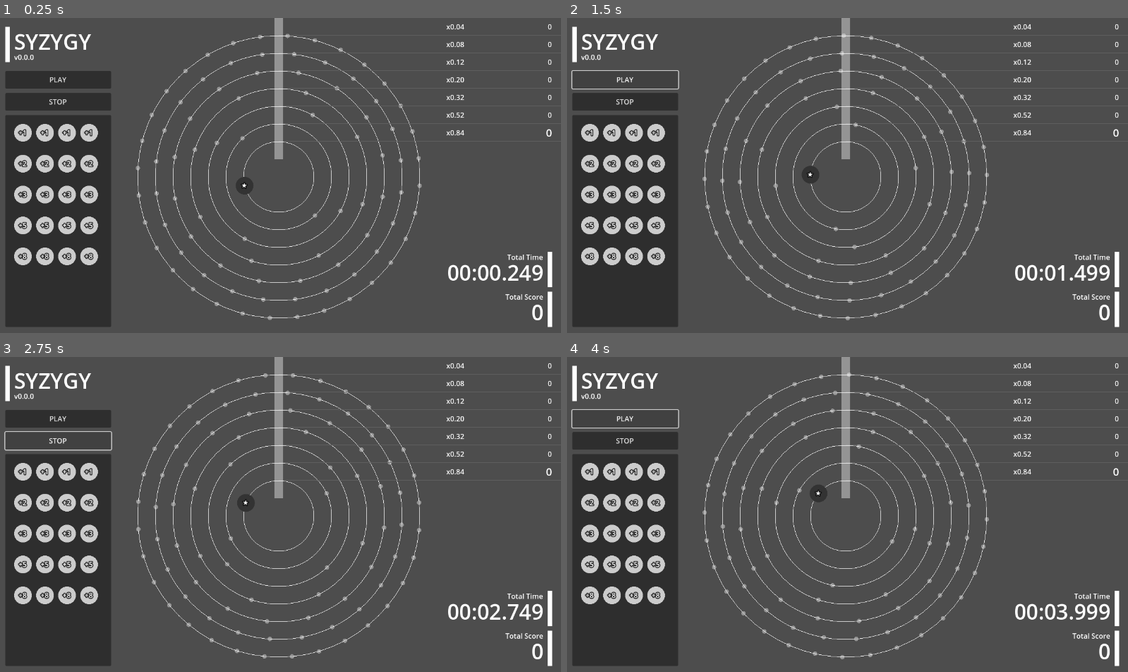
Above: before the commit, frames 1-4 (two rows, left to right).
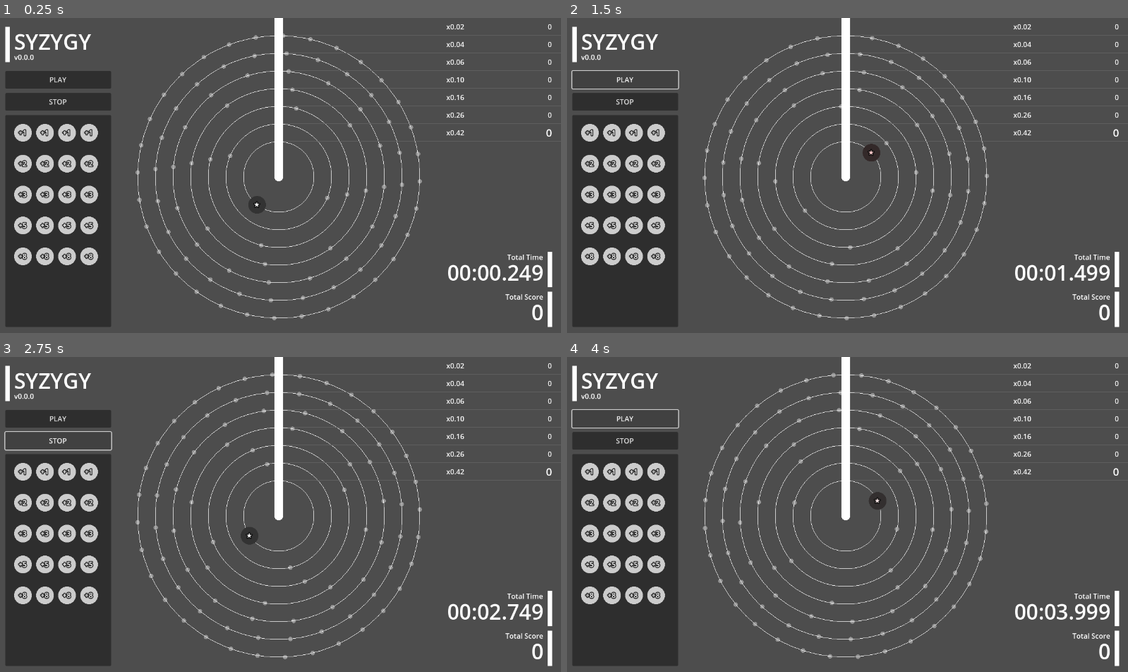
Above: after the commit, the same moments.

Repository: kamikoloss/syzygy
Game: Godot game, scene res://scenes/main.tscn
The game is run twice, just before and just after one commit, with the same random seed, the same clock (stepped at 60 frames per second) and the same inputs.
Inputs:
- Up to frame 1 (0.25 s): no input
- Up to frame 2 (1.5 s): click "PLAY" at 0.5 s; click "PLAY" at 1.25 s
- Up to frame 3 (2.75 s): click "STOP" at 2 s
- Up to frame 4 (4 s): click "STOP" at 2.75 s; click "PLAY" at 3.5 s

The runs differ from the first frame. In frame 1, 2.6% of the frame differs, in the area x 24-83%, y 0-96%; in frame 2, 2.2%; in frame 3, 2.5%; in frame 4, 2.5%.

Commit message:
chore: chip sensor view

Diff:
--- a/scenes/chip_sensor.tscn
+++ b/scenes/chip_sensor.tscn
@@ -1,10 +1,12 @@
-[gd_scene load_steps=3 format=3 uid="uid://bk5qrvbech16c"]
+[gd_scene load_steps=4 format=3 uid="uid://bk5qrvbech16c"]
 
 [ext_resource type="Script" uid="uid://dbk0bm7tqcw7y" path="res://scenes/chip_sensor.gd" id="1_mj21l"]
+[ext_resource type="Texture2D" uid="uid://byjint8y6mjij" path="res://textures/base_circle.svg" id="2_1gbxs"]
 
 [sub_resource type="RectangleShape2D" id="RectangleShape2D_0wfyh"]
 
 [node name="ChipSensor" type="Control"]
+z_index = 2
 layout_mode = 3
 anchors_preset = 0
 script = ExtResource("1_mj21l")
@@ -13,12 +15,19 @@
 layout_mode = 0
 offset_left = -10.0
 offset_right = 10.0
-offset_bottom = 320.0
-color = Color(1, 1, 1, 0.4)
+offset_bottom = 360.0
+
+[node name="TextureRect" type="TextureRect" parent="."]
+offset_left = -10.0
+offset_top = -10.0
+offset_right = 10.0
+offset_bottom = 10.0
+texture = ExtResource("2_1gbxs")
+expand_mode = 1
 
 [node name="Area2D" type="Area2D" parent="."]
-position = Vector2(-40, 160)
-scale = Vector2(2, 16)
+position = Vector2(-40, 180)
+scale = Vector2(2, 18)
 
 [node name="CollisionShape2D" type="CollisionShape2D" parent="Area2D"]
 shape = SubResource("RectangleShape2D_0wfyh")
--- a/scenes/main.tscn
+++ b/scenes/main.tscn
@@ -28,7 +28,7 @@
 offset_top = 360.0
 offset_right = 640.0
 offset_bottom = 360.0
-rotate_speed = 0.04
+rotate_speed = 0.02
 holder_count = 32
 
 [node name="Rail280" parent="Objects" instance=ExtResource("2_0xm2m")]
@@ -39,7 +39,7 @@
 offset_bottom = 360.0
 rail_number = 1
 circle_radius = 280.0
-rotate_speed = 0.08
+rotate_speed = 0.04
 holder_count = 24
 
 [node name="Rail240" parent="Objects" instance=ExtResource("2_0xm2m")]
@@ -50,7 +50,7 @@
 offset_bottom = 360.0
 rail_number = 2
 circle_radius = 240.0
-rotate_speed = 0.12
+rotate_speed = 0.06
 holder_count = 16
 
 [node name="Rail200" parent="Objects" instance=ExtResource("2_0xm2m")]
@@ -61,7 +61,7 @@
 offset_bottom = 360.0
 rail_number = 3
 circle_radius = 200.0
-rotate_speed = 0.2
+rotate_speed = 0.1
 holder_count = 8
 
 [node name="Rail160" parent="Objects" instance=ExtResource("2_0xm2m")]
@@ -72,7 +72,7 @@
 offset_bottom = 360.0
 rail_number = 4
 circle_radius = 160.0
-rotate_speed = 0.32
+rotate_speed = 0.16
 
 [node name="Rail120" parent="Objects" instance=ExtResource("2_0xm2m")]
 layout_mode = 0
@@ -82,7 +82,7 @@
 offset_bottom = 360.0
 rail_number = 5
 circle_radius = 120.0
-rotate_speed = 0.52
+rotate_speed = 0.26
 holder_count = 2
 
 [node name="Rail80" parent="Objects" instance=ExtResource("2_0xm2m")]
@@ -93,14 +93,14 @@
 offset_bottom = 360.0
 rail_number = 6
 circle_radius = 80.0
-rotate_speed = 0.84
+rotate_speed = 0.42
 holder_count = 1
 
 [node name="ChipSensor" parent="Objects" instance=ExtResource("3_sugp2")]
 offset_left = 640.0
-offset_top = 320.0
-offset_right = 640.0
-offset_bottom = 320.0
+offset_top = 360.0
+offset_right = 640.0
+offset_bottom = 360.0
 rotation = 3.14159
 
 [node name="UI" type="Control" parent="."]
--- a/scenes/rail.tscn
+++ b/scenes/rail.tscn
@@ -13,4 +13,5 @@
 chip_holder_scene = ExtResource("3_u70y5")
 
 [node name="ChipHolders" type="Control" parent="."]
+z_index = 1
 anchors_preset = 0
